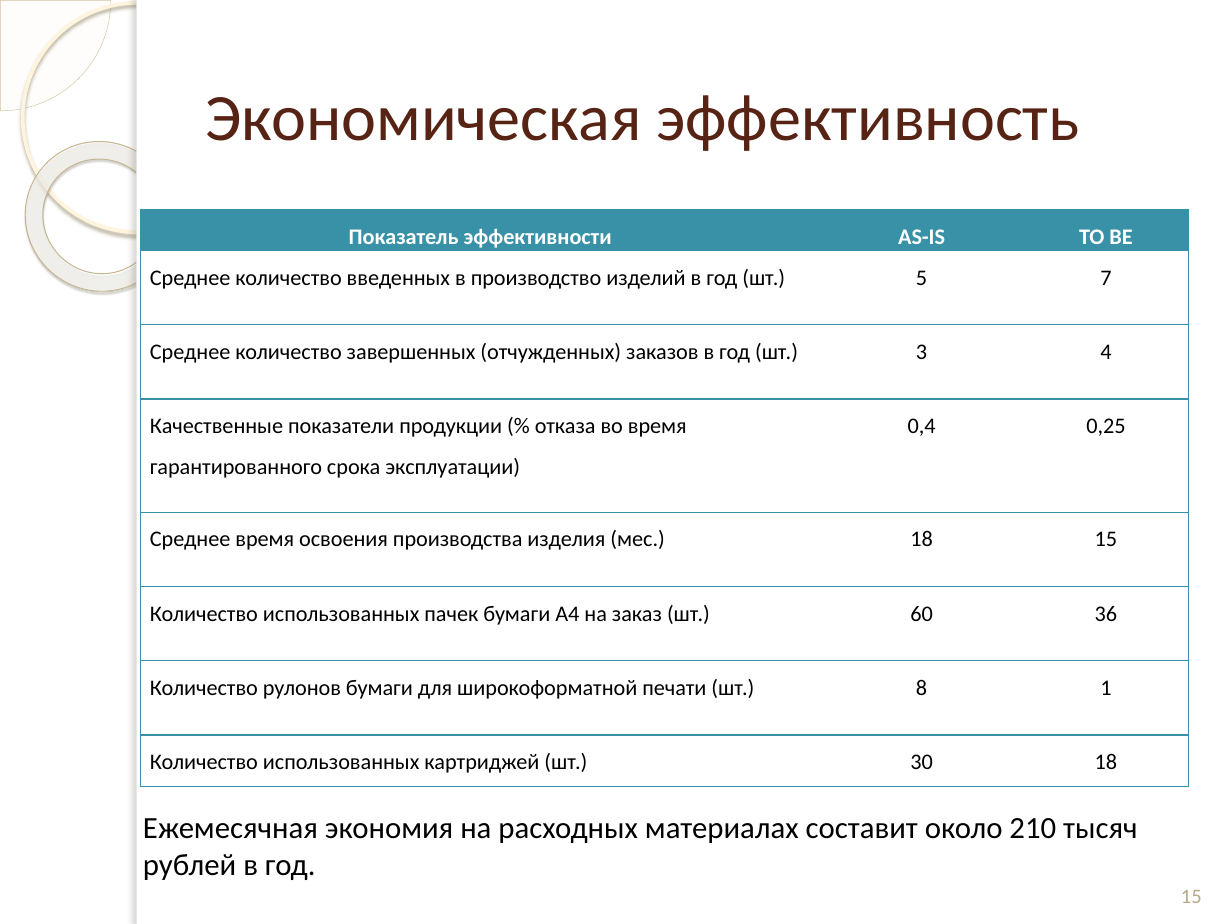
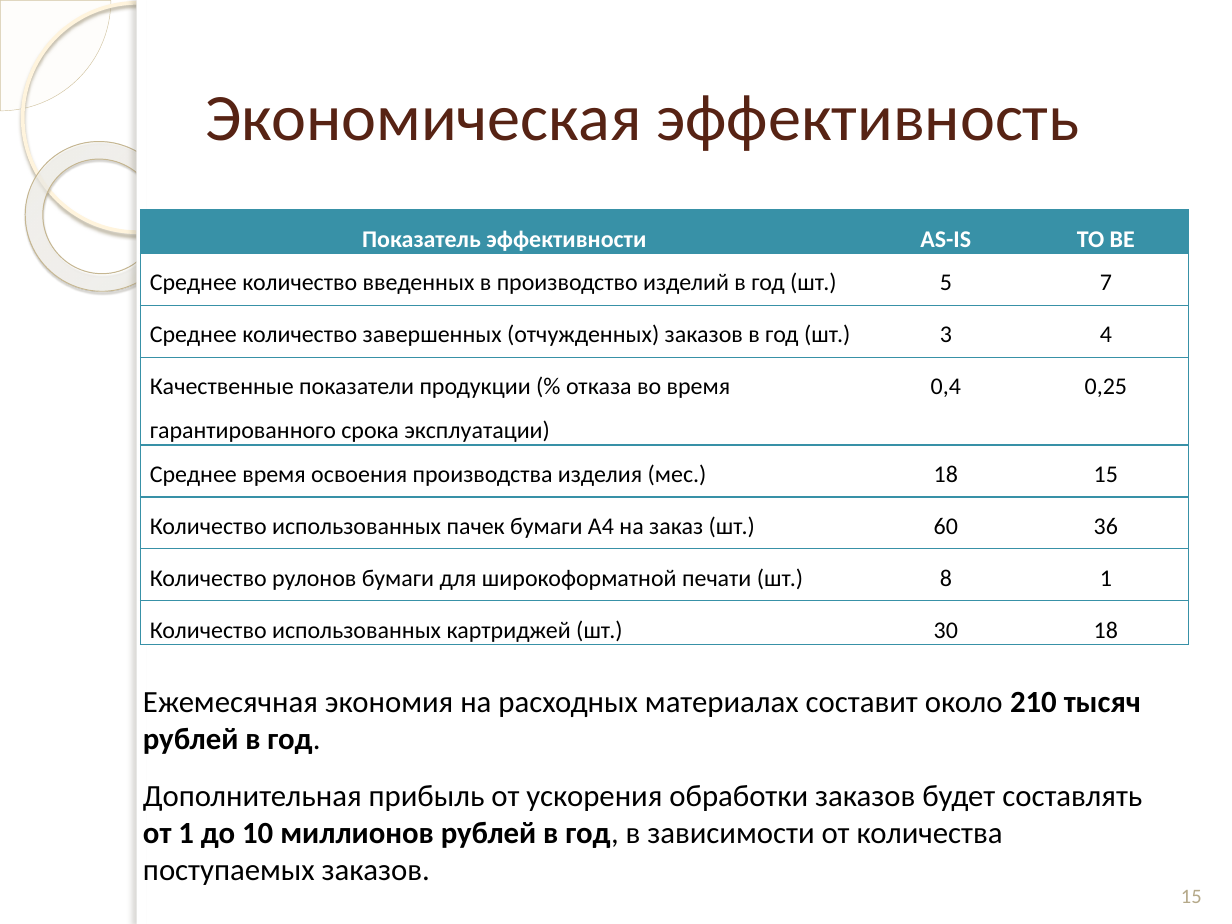
Before and after one commit to andreytemn/university, a slide deck: slide 15 of diplom/Темников презентация к диплому.pptx. Drawn at 1232x924 pixels with LibreOffice and Linux fonts; fonts in the diff are those of the drawing; background and template pictures are left out. Boxes give left, top, right and bottom in pixels: in the first picture for what was removed or moved away, otherwise in the second. Text is boxed around its words. In the diff, an @@ line names an element or a change of style, - is before the commit and + after.

```diff
--- a/diplom/Темников презентация к диплому.pptx
+++ b/diplom/Темников презентация к диплому.pptx
@@ table at <box>140,209,1189,646</box> @@
@@ size 13 to 14 pt @@
@@ text "Ежемесячная экономия на расходных материалах ...": place and size @@
-text "Ежемесячная экономия на расходных материалах ..." at <box>143,818,1137,880</box>
+text "Ежемесячная экономия на расходных материалах ..." at <box>143,691,1142,885</box>
@@ text at <box>143,691,1141,754</box>: bold on in "210 тысяч рублей в год."; more space between paragraphs @@
@@ text at <box>143,785,1142,885</box>: paragraph added @@
+Дополнительная прибыль от ускорения обработки заказов будет составлять от 1 до 10 миллионов рублей в год, в зависимости от количества поступаемых заказов.
```
Also in this commit, not shown: 1 other slide changed.
